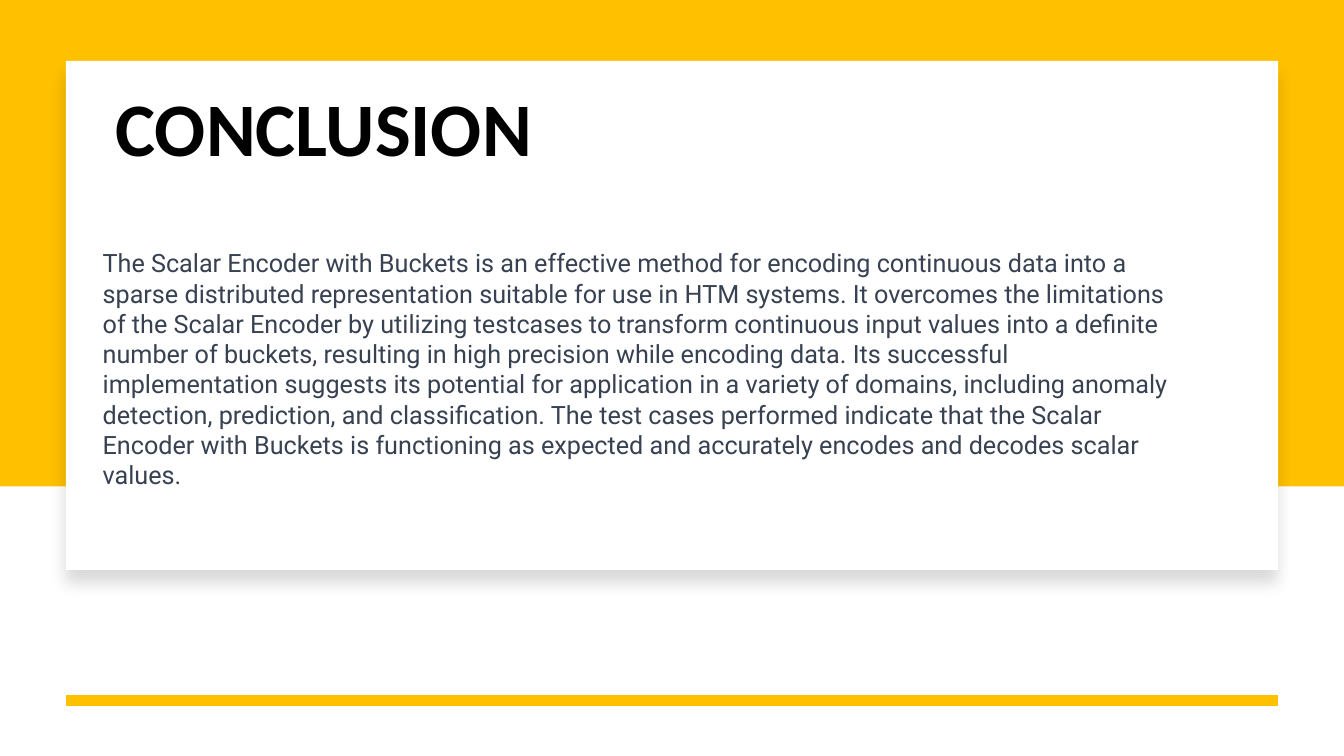
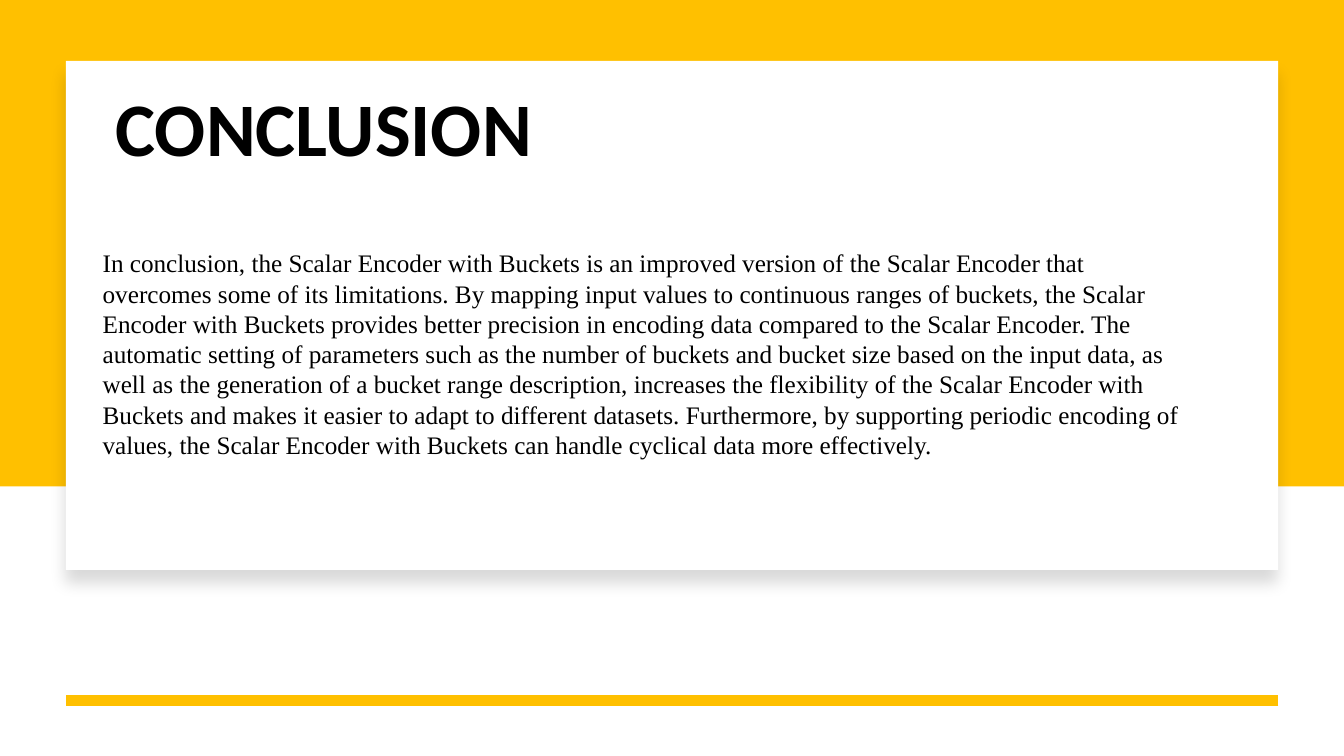
Before and after one commit to sahithkumar1999/neocortexapi, a slide deck: slide 12 of source/NeoCortexApi/Documents/Group Presentation[ScalarEncoder with Buckets].pptx (slide 13 before the commit). Drawn at 1344x756 pixels with LibreOffice and Linux fonts; fonts in the diff are those of the drawing. Boxes give left, top, right and bottom in pixels: in the first picture for what was removed or moved away, otherwise in the second. Text is boxed around its words. In the diff, an @@ line names an element or a change of style, - is before the commit and + after.

```diff
--- a/source/NeoCortexApi/Documents/Group Presentation[ScalarEncoder with Buckets].pptx
+++ b/source/NeoCortexApi/Documents/Group Presentation[ScalarEncoder with Buckets].pptx
@@ text at (103, 254, 1178, 460): text changed; font Roboto to Times New Roman; text colour #374151 to #000000 @@
-The Scalar Encoder with Buckets is an effective method for encoding continuous data into a sparse distributed representation suitable for use in HTM systems. It overcomes the limitations of the Scalar Encoder by utilizing testcases to transform continuous input values into a definite number of buckets, resulting in high precision while encoding data. Its successful implementation suggests its potential for application in a variety of domains, including anomaly detection, prediction, and classification. The test cases performed indicate that the Scalar Encoder with Buckets is functioning as expected and accurately encodes and decodes scalar values.
+In conclusion, the Scalar Encoder with Buckets is an improved version of the Scalar Encoder that overcomes some of its limitations. By mapping input values to continuous ranges of buckets, the Scalar Encoder with Buckets provides better precision in encoding data compared to the Scalar Encoder. The automatic setting of parameters such as the number of buckets and bucket size based on the input data, as well as the generation of a bucket range description, increases the flexibility of the Scalar Encoder with Buckets and makes it easier to adapt to different datasets. Furthermore, by supporting periodic encoding of values, the Scalar Encoder with Buckets can handle cyclical data more effectively.
```
Also in this commit, not shown: 7 other slides changed, 1 slide removed, 2 other files.
